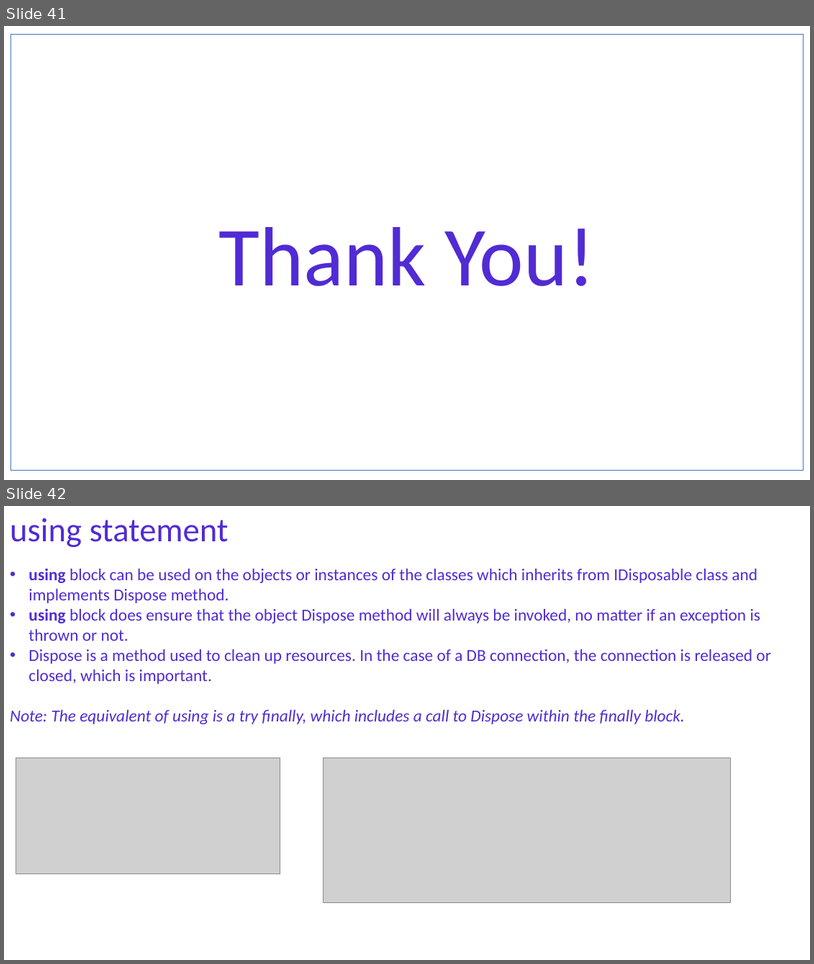
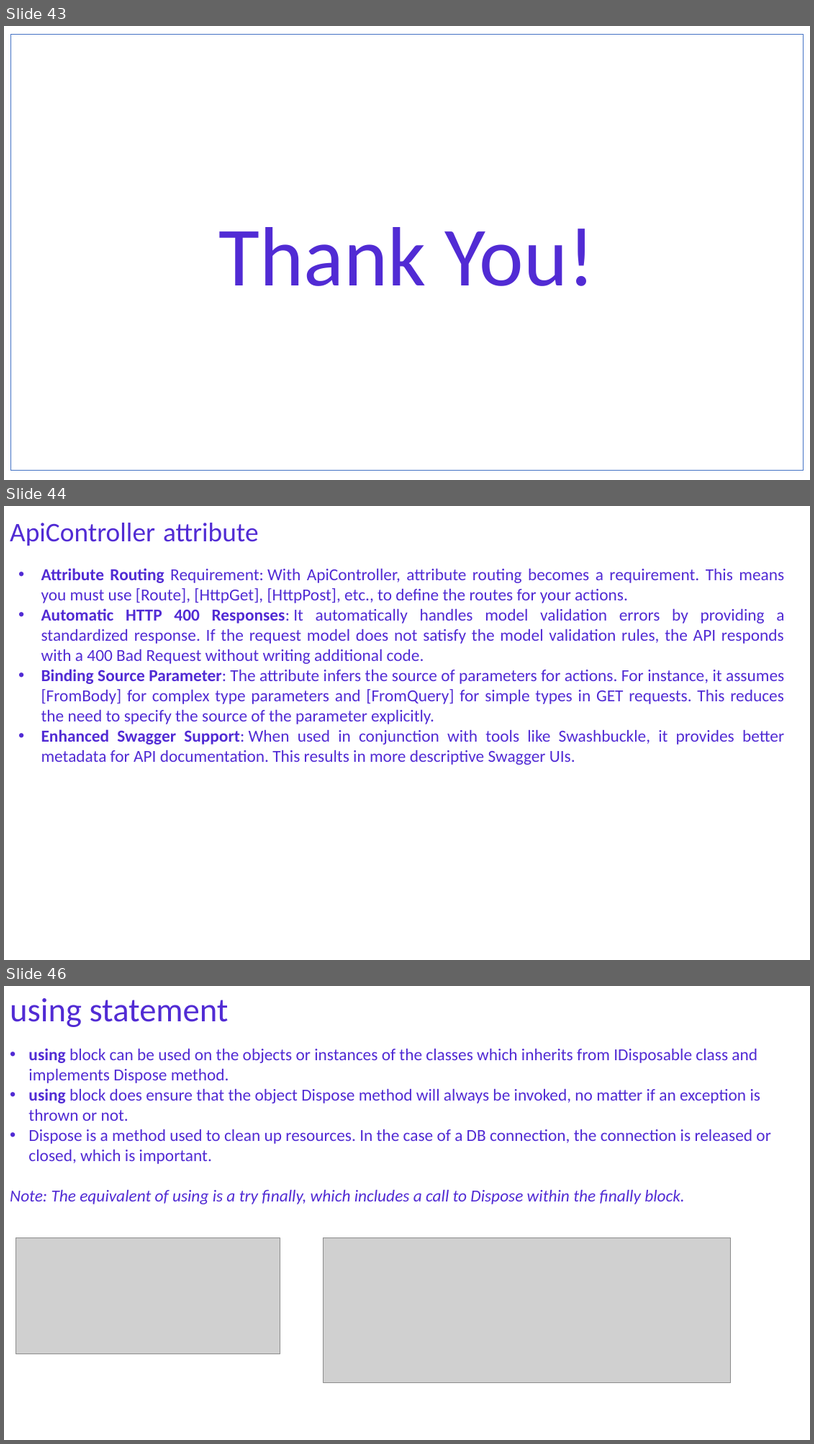
Before and after one commit to NaveenChittimalla/C-Sharp-Fundamentals, a slide deck: docs/C Sharp Programming Language - Fundaments.pptx. Shown one above the other, each under a label of ours: slides 41 and 42 before the commit, slides 43, 44 and 46 after it; the slides between them are not shown. The pictures are 814x964 and 814x1444 pixels, drawn with LibreOffice and Linux fonts; fonts in the diff are those of the drawing; grey boxes stand for pictures. Boxes give left, top, right and bottom in pixels: in the first picture for what was removed or moved away, otherwise in the second. Text is boxed around its words. In the diff, an @@ line names an element or a change of style, - is before the commit and + after.

```diff
--- a/docs/C Sharp Programming Language - Fundaments.pptx
+++ b/docs/C Sharp Programming Language - Fundaments.pptx
@@ slide 44 added at <box>4,506,810,960</box>, background #FFFFFF @@
@@ text added at <box>10,523,259,546</box>, 32 pt, text #512BD4 @@
+ApiController attribute
@@ text added at <box>41,568,784,764</box>, 20 pt, text #512BD4 @@
+• Attribute Routing Requirement: With ApiController, attribute routing becomes a requirement. This means you must use [Route], [HttpGet], [HttpPost], etc., to define the routes for your actions.
+• Automatic HTTP 400 Responses: It automatically handles model validation errors by providing a standardized response. If the request model does not satisfy the model validation rules, the API responds with a 400 Bad Request without writing additional code.
+• Binding Source Parameter: The attribute infers the source of parameters for actions. For instance, it assumes [FromBody] for complex type parameters and [FromQuery] for simple types in GET requests. This reduces the need to specify the source of the parameter explicitly.
+• Enhanced Swagger Support: When used in conjunction with tools like Swashbuckle, it provides better metadata for API documentation. This results in more descriptive Swagger UIs.
@@ what was slide 41 is now slide 43 @@
@@ what was slide 42 is now slide 46 @@
```
Also in this commit, not shown: 7 slides changed, 3 other slides added, 1 other file.
